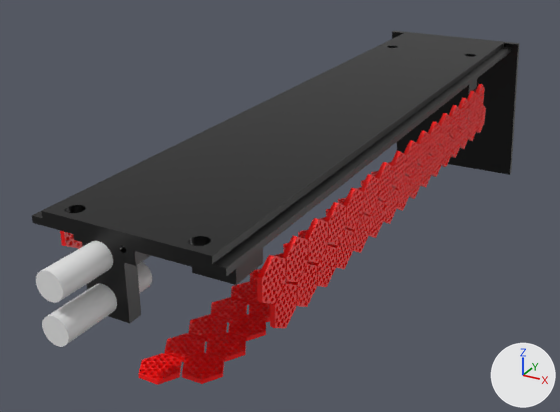
The Blender file DeskSwitch.blend: old version first, new version second.
Both versions are drawn from a 50 mm lens placed at (97.0, -349.0, 70.0), pointed at (-18.0, -139.0, -35.0). Arrows for +X, +Y and +Z are at lower right; the lights stay in place. The older version comes first.

Objects in the first picture: 'Cylinder', 'Cylinder.001', 'mount', 'vent_micromeshes'.
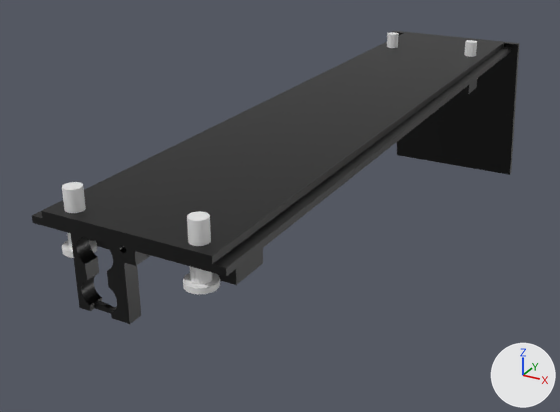
Commit message: cables - clamp

The change, as a diff of the scene's bpy script:
```diff
--- a/DeskSwitch.blend.py
+++ b/DeskSwitch.blend.py
@@ me_cube_001 @@
 # used by ob_mount; location = (0.0, 0.0, 0.0)
-me_cube_001.from_pydata(...)  # 579 vertices, 355 faces; spans x -28.0..28.0, y -239.0..3.0, z -63.0..2.0
+me_cube_001.from_pydata(...)  # 874 vertices, 506 faces; spans x -28.0..28.0, y -239.0..3.0, z -63.0..2.0
+# me_cube_001 part 1: 1 vertex moved from x -11.0, y -235.0, z -2.0 to x -5.0, y -235.0, z -2.0; 6 vertices removed from x -11.0..-3.0, y -239.0..-235.0, z -20.0..-2.0; 301 vertices added at x -11.0..-3.0, y -239.0..-235.0, z -20.0..-2.0
 me_cube_001.materials.append(mat_pla_black)
@@ me_cube_003 @@
+me_cube_003.from_pydata(...)  # 230 vertices, 119 faces; spans x -11.2..-8.0, y -239.5..-235.5, z -20.2..-1.8
+me_cube_003.materials.append(mat_pla_black)  # black #000000
@@ ob_vent_micromeshes @@
 ob_vent_micromeshes.rotation_euler = (1.571, 0.0, 1.571)  # degrees (90, 0, 90)
+ob_vent_micromeshes.hide_set(True)
@@ ob_cylinder @@
 ob_cylinder.rotation_euler = (1.571, 0.0, 0.0)  # degrees (90, 0, 0)
+ob_cylinder.hide_set(True)
@@ ob_cylinder_001 @@
 ob_cylinder_001.rotation_euler = (1.571, 0.0, 0.0)  # degrees (90, 0, 0)
+ob_cylinder_001.hide_set(True)
@@ ob_mounting_screw @@
 ob_mounting_screw.scale = (0.5, 0.5, 4.28)
-ob_mounting_screw.hide_set(True)  # its collection is switched off
@@ ob_mounting_screw_001 @@
 ob_mounting_screw_001.scale = (0.5, 0.5, 4.28)
-ob_mounting_screw_001.hide_set(True)  # its collection is switched off
@@ ob_mounting_screw_002 @@
 ob_mounting_screw_002.scale = (0.5, 0.5, 4.28)
-ob_mounting_screw_002.hide_set(True)  # its collection is switched off
@@ ob_mounting_screw_003 @@
 ob_mounting_screw_003.scale = (0.5, 0.5, 4.28)
-ob_mounting_screw_003.hide_set(True)  # its collection is switched off
@@ ob_cable_clamp @@
+ob_cable_clamp = bpy.data.objects.new('cable_clamp', me_cube_003)
+ob_cable_clamp.location = (-3.0, 0.0, 0.0)
```

Location of each change, [x1, y1, x2, y2] in pixels of the pictures (560 x 412 px):
'mount', reshaped
    before: [32, 31, 520, 323]
    after: [32, 31, 520, 324]
'vent_micromeshes', hidden (red)
    before: [60, 84, 486, 385]
'Cylinder.001', hidden
    before: [42, 262, 152, 347]
'Cylinder', hidden
    before: [36, 241, 113, 303]
'mounting_screw.003', shown
    after: [183, 211, 220, 294]
'cable_clamp', added (black)
    after: [71, 234, 102, 311]
'mounting_screw.002', shown
    after: [62, 182, 97, 258]
'mounting_screw.001', shown (mostly hidden)
    after: [464, 40, 478, 79]
'mounting_screw', shown (mostly hidden)
    after: [387, 32, 399, 48]
part 1 of me_cube_001, cut back
    before: [32, 211, 226, 323]
    after: [32, 211, 226, 324]
